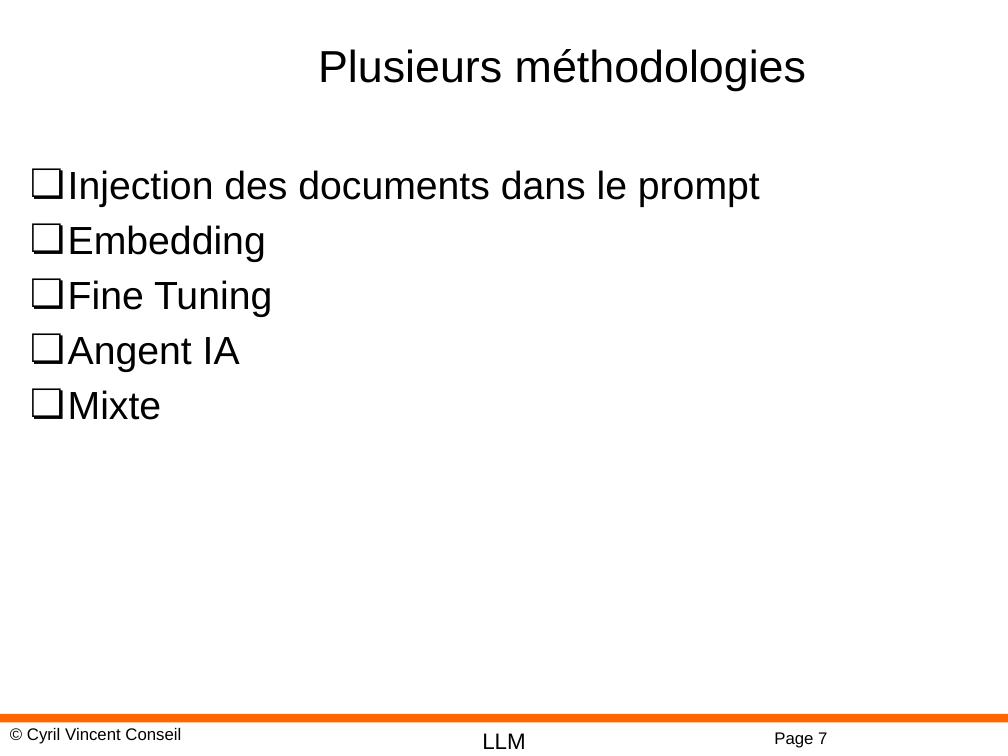
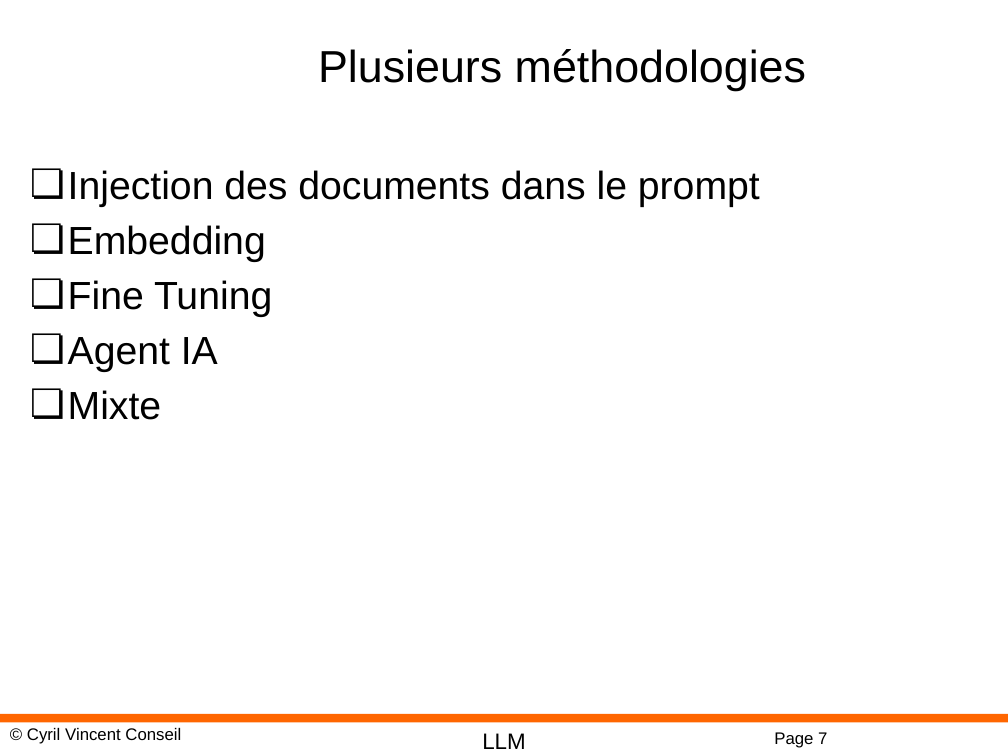
Before and after one commit to cyrilvincent/rag, a slide deck: slide 7 of ppt/RAG03-RAG.pptx. Drawn at 1008x756 pixels with LibreOffice and Linux fonts; fonts in the diff are those of the drawing; background and template pictures are left out. Boxes give left, top, right and bottom in pixels: in the first picture for what was removed or moved away, otherwise in the second. Text is boxed around its words. In the diff, an @@ line names an element or a change of style, - is before the commit and + after.

```diff
--- a/ppt/RAG03-RAG.pptx
+++ b/ppt/RAG03-RAG.pptx
@@ text at bbox=[68, 337, 218, 372]: text changed @@
-❏ Angent IA
+❏ Agent IA
```
Also in this commit, not shown: 3 slides added, 14 other files.
